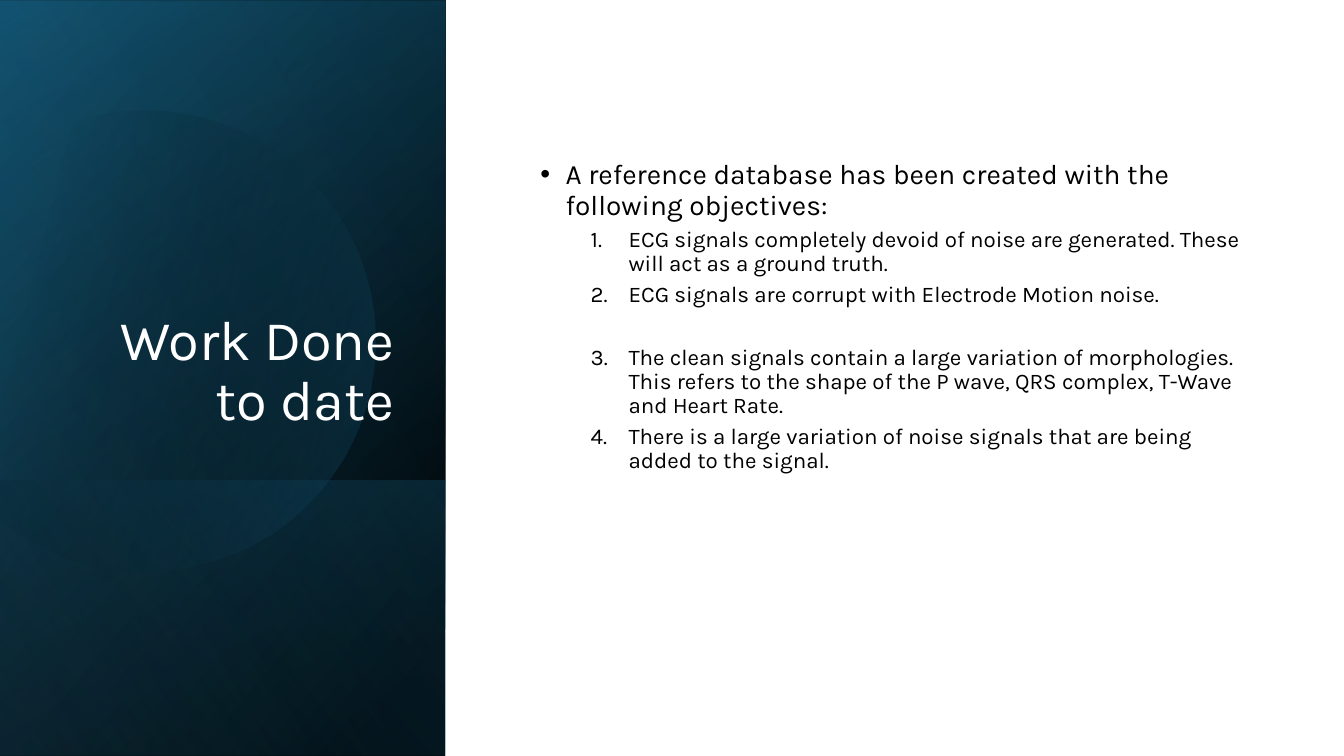
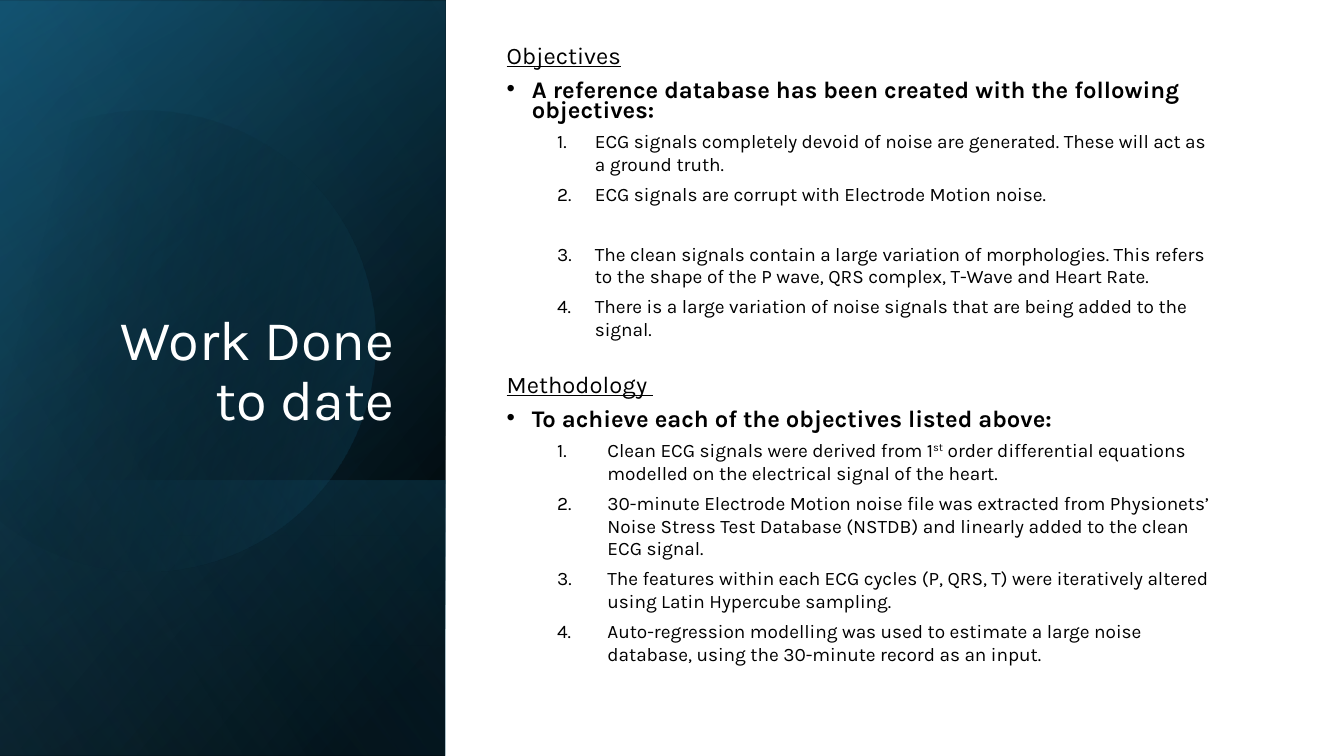
Before and after one commit to ben120-web/MSc-Project, a slide deck: slide 3 of Electrode Motion Denoising/reports/Exective Presentation.pptx. Drawn at 1344x756 pixels with LibreOffice and Linux fonts; fonts in the diff are those of the drawing. Boxes give left, top, right and bottom in pixels: in the first picture for what was removed or moved away, otherwise in the second. Text is boxed around its words. In the diff, an @@ line names an element or a change of style, - is before the commit and + after.

Commit message:
Updates to slides

```diff
--- a/Electrode Motion Denoising/reports/Exective Presentation.pptx
+++ b/Electrode Motion Denoising/reports/Exective Presentation.pptx
@@ text "Objectives": place and size @@
-text "Objectives" at (566, 164, 1239, 474)
+text "Objectives" at (507, 47, 1209, 666)
@@ text at (507, 47, 621, 70): paragraph added @@
+Objectives
@@ text at (532, 81, 1205, 341): size 20 to 17 pt, bold on in "A reference database has been created with ..."; size 16 to 13.6 pt in "ECG signals completely devoid of noise are ...", "ECG signals are corrupt with Electrode Motion ...", "The clean signals contain a large variation ...", "There is a large variation of noise ..."; line spacing 0.9 to 0.7; line spacing 0.9 to 1 @@
@@ text at (507, 376, 1209, 666): paragraphs added @@
+Methodology
+• To achieve each of the objectives listed above:
+  1. Clean ECG signals were derived from 1st order differential equations modelled on the electrical signal of the heart.
+  2. 30-minute Electrode Motion noise file was extracted from Physionets’ Noise Stress Test Database (NSTDB) and linearly added to the clean ECG signal.
+  3. The features within each ECG cycles (P, QRS, T) were iteratively altered using Latin Hypercube sampling.
+  4. Auto-regression modelling was used to estimate a large noise database, using the 30-minute record as an input.
```
Also in this commit, not shown: 1 other slide changed.
